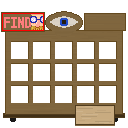
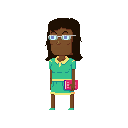
Revision of a layered 128 x 128 image; what changed, layer by layer:
removed layer "Layer 7" over <box>30,14,43,30</box>
removed layer "Layer 8" over <box>85,14,125,30</box>
removed layer "Layer 5" over <box>1,12,45,32</box>
renamed "Layer 3" to "Layer 1", painted on it over <box>2,11,126,126</box>
removed layer "Layer 4" over <box>10,116,118,122</box>
